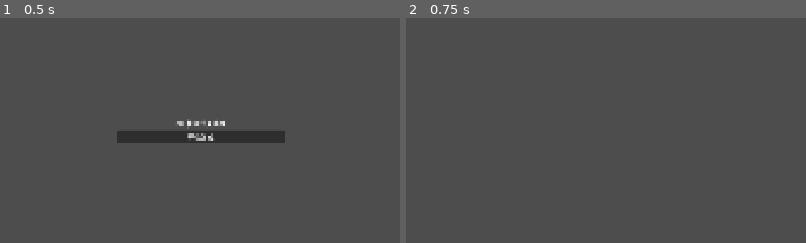
Above: before the commit, frames 1-2 (left to right).
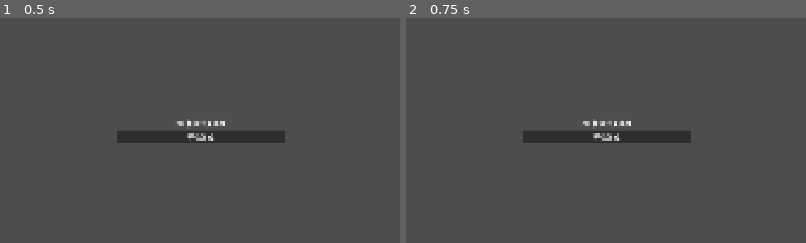
Above: after the commit, the same moments.

Repository: lxing01x/game_godot
Game: Godot game, scene res://main.tscn
Same seed, same stepped clock (60 frames per second), same inputs: the game is played once before the commit and once after it.
Inputs:
- Up to frame 1 (0.5 s): no input
- Up to frame 2 (0.75 s): click "开始游戏" at 0.5 s
The pictures show only the part of the screen within x 25-75%, y 25-75%; the shares and areas given below are measured in that part.

Frame 1 is identical in both runs. In frame 2, 2.4% of the frame differs, in the area x 29-72%, y 44-56%.

Commit message:
feat: 添加调试日志和优化相机跟随逻辑
- 在Player.gd中添加_ready函数打印玩家位置
- 在Main.gd中增强场景切换的错误处理
- 在CameraFollow.gd中增加边界检查和调试日志
- 添加项目图标和相关Godot配置文件
- 更新着色器缓存文件

Diff:
--- /dev/null
+++ b/icon.svg
@@ -0,0 +1,10 @@
+<svg width="128" height="128" viewBox="0 0 128 128" xmlns="http://www.w3.org/2000/svg">
+  <rect width="128" height="128" rx="16" fill="#478cbf"/>
+  <rect x="20" y="40" width="88" height="50" rx="4" fill="#ffffff"/>
+  <rect x="30" y="50" width="30" height="30" fill="#478cbf"/>
+  <rect x="68" y="50" width="30" height="30" fill="#2d5b7a"/>
+  <rect x="20" y="25" width="88" height="20" rx="4" fill="#2d5b7a"/>
+  <circle cx="35" cy="35" r="4" fill="#ff6b6b"/>
+  <circle cx="45" cy="35" r="4" fill="#ffd93d"/>
+  <circle cx="55" cy="35" r="4" fill="#6bcb77"/>
+</svg>
--- a/project.godot
+++ b/project.godot
@@ -8,11 +8,15 @@
 
 config_version=5
 
+[animation]
+
+compatibility/default_parent_skeleton_in_mesh_instance_3d=true
+
 [application]
 
 config/name="PlatformerGame"
 run/main_scene="res://main.tscn"
-config/features=PackedStringArray("4.3", "GL Compatibility")
+config/features=PackedStringArray("4.6", "GL Compatibility")
 config/icon="res://icon.svg"
 
 [autoload]
@@ -26,27 +30,32 @@
 window/stretch/mode="canvas_items"
 window/stretch/aspect="expand"
 
+[dotnet]
+
+project/assembly_name="PlatformerGame"
+
 [input]
 
 move_left={
 "deadzone": 0.5,
-"events": [Object(InputEventKey,"resource_local_to_scene":fa …(171 unchanged characters)… keycode":65,"key_label":0,"unicode":97,"echo":false,"script":null)
-, Object(InputEventKey,"resource_local_to_scene":false,"reso …(166 unchanged characters)… ode":4194319,"key_label":0,"unicode":0,"echo":false,"script":null)
+"events": [Object(InputEventKey,"resource_local_to_scene":fa …(171 unchanged characters)… keycode":65,"key_label":0,"unicode":97,"location":0,"echo":false,"script":null)
+, Object(InputEventKey,"resource_local_to_scene":false,"reso …(166 unchanged characters)… ode":4194319,"key_label":0,"unicode":0,"location":0,"echo":false,"script":null)
 ]
 }
 move_right={
 "deadzone": 0.5,
-"events": [Object(InputEventKey,"resource_local_to_scene":fa …(172 unchanged characters)… eycode":68,"key_label":0,"unicode":100,"echo":false,"script":null)
-, Object(InputEventKey,"resource_local_to_scene":false,"reso …(166 unchanged characters)… ode":4194321,"key_label":0,"unicode":0,"echo":false,"script":null)
+"events": [Object(InputEventKey,"resource_local_to_scene":fa …(172 unchanged characters)… eycode":68,"key_label":0,"unicode":100,"location":0,"echo":false,"script":null)
+, Object(InputEventKey,"resource_local_to_scene":false,"reso …(166 unchanged characters)… ode":4194321,"key_label":0,"unicode":0,"location":0,"echo":false,"script":null)
 ]
 }
 jump={
 "deadzone": 0.5,
-"events": [Object(InputEventKey,"resource_local_to_scene":fa …(171 unchanged characters)… keycode":32,"key_label":0,"unicode":32,"echo":false,"script":null)
-, Object(InputEventKey,"resource_local_to_scene":false,"reso …(166 unchanged characters)… ode":4194320,"key_label":0,"unicode":0,"echo":false,"script":null)
+"events": [Object(InputEventKey,"resource_local_to_scene":fa …(171 unchanged characters)… keycode":32,"key_label":0,"unicode":32,"location":0,"echo":false,"script":null)
+, Object(InputEventKey,"resource_local_to_scene":false,"reso …(166 unchanged characters)… ode":4194320,"key_label":0,"unicode":0,"location":0,"echo":false,"script":null)
 ]
 }
 
 [rendering]
 
 textures/canvas_textures/default_texture_filter=0
+renderer/rendering_method="mobile"
--- a/scripts/CameraFollow.gd
+++ b/scripts/CameraFollow.gd
@@ -3,12 +3,21 @@
 @export var target: Node2D
 @export var smoothness: float = 5.0
 @export var min_position: Vector2 = Vector2(960, 540)
-@export var max_position: Vector2 = Vector2(960, 540)
+@export var max_position: Vector2 = Vector2(2880, 540)
 
-func _physics_process(delta: float):
+func _ready():
+	print("CameraFollow _ready() called")
 	if target:
+		print("Camera target found: ", target.name)
+	else:
+		print("WARNING: Camera target not found!")
+
+func _process(delta: float):
+	if target and is_instance_valid(target):
 		var target_position: Vector2 = target.global_position
 		target_position.x = clamp(target_position.x, min_position.x, max_position.x)
 		target_position.y = clamp(target_position.y, min_position.y, max_position.y)
 
 		global_position = global_position.lerp(target_position, smoothness * delta)
+	else:
+		print("WARNING: Camera target is invalid or null")
--- a/scripts/Main.gd
+++ b/scripts/Main.gd
@@ -3,8 +3,25 @@
 @onready var title_screen: Control = $UI/TitleScreen
 
 func _ready():
+	print("Main scene _ready() called")
 	title_screen.visible = true
+	print("Title screen is now visible")
 
 func _on_start_button_pressed():
+	print("Start button pressed")
 	title_screen.visible = false
-	get_tree().change_scene_to_file("res://scenes/level_1.tscn")
+
+	var level_path: String = "res://scenes/level_1.tscn"
+	print("Attempting to load scene: ", level_path)
+
+	if ResourceLoader.exists(level_path):
+		print("Scene file exists, attempting to change scene...")
+		var result = get_tree().change_scene_to_file(level_path)
+		if result == OK:
+			print("Scene change successful!")
+		else:
+			print("Scene change failed with error code: ", result)
+			title_screen.visible = true
+	else:
+		print("ERROR: Scene file does not exist: ", level_path)
+		title_screen.visible = true
--- a/scripts/Player.gd
+++ b/scripts/Player.gd
@@ -6,6 +6,10 @@
 
 var direction: Vector2 = Vector2.ZERO
 var is_grounded: bool = false
+
+func _ready():
+	print("Player _ready() called")
+	print("Player position: ", position)
 
 func _physics_process(delta: float):
 	_get_input()
Not shown, added: icon.svg.import
Not shown, added: scripts/CameraFollow.gd.uid
Not shown, added: scripts/GameManager.gd.uid
Not shown, added: scripts/Main.gd.uid
Not shown, added: scripts/Player.gd.uid
